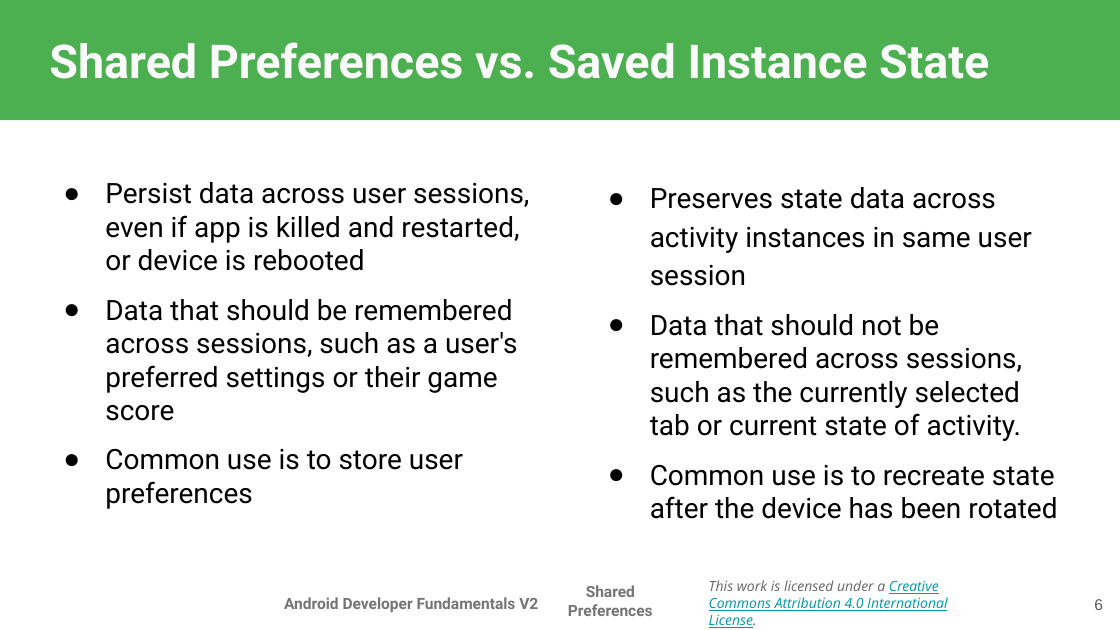
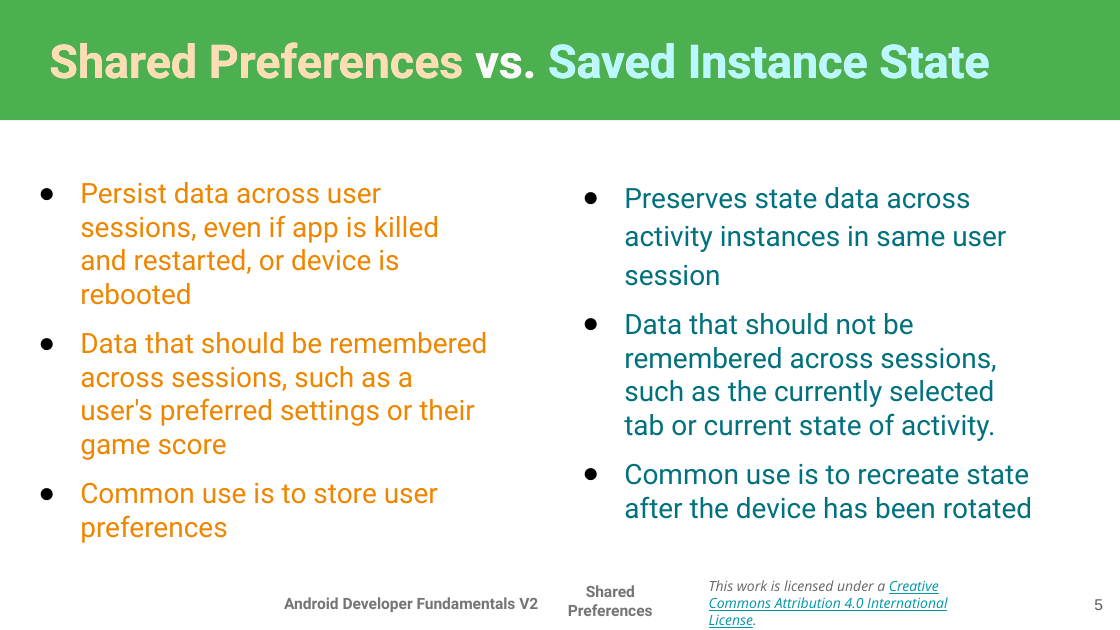
Before and after one commit to walkman617/IMD, a slide deck: slide 5 of Presentation/Android Developer Fundamentals/Unit4/09.1 Shared Preferences.pptx (slide 6 before the commit). Drawn at 1120x630 pixels with LibreOffice and Linux fonts; fonts in the diff are those of the drawing; background and template pictures are left out. Boxes give left, top, right and bottom in pixels: in the first picture for what was removed or moved away, otherwise in the second. Text is boxed around its words. In the diff, an @@ line names an element or a change of style, - is before the commit and + after.

```diff
--- a/Presentation/Android Developer Fundamentals/Unit4/09.1 Shared Preferences.pptx
+++ b/Presentation/Android Developer Fundamentals/Unit4/09.1 Shared Preferences.pptx
@@ text "Persist data across user sessions, ...": place and size @@
-text "Persist data across user sessions, ..." at (105, 182, 529, 509)
+text "Persist data across user sessions, ..." at (80, 182, 487, 504)
@@ text "Persist data across user sessions, ..." at (80, 182, 487, 504): text colour #000000 to #EF8600 @@
@@ text "Preserves state data across activity ...": place and size @@
-text "Preserves state data across activity ..." at (650, 187, 1057, 519)
+text "Preserves state data across activity ..." at (624, 187, 1032, 519)
@@ text "Preserves state data across activity ..." at (624, 187, 1032, 519): text colour #000000 to #00717D @@
@@ title added at (80, 189, 818, 543), 30 pt, text #BAF8FF, bold @@
+Shared Preferences vs. Saved Instance State
@@ page number at (1094, 599, 1103, 610): text changed @@
-6
+5
```
Also in this commit, not shown: 6 slides removed, 1 other file.
